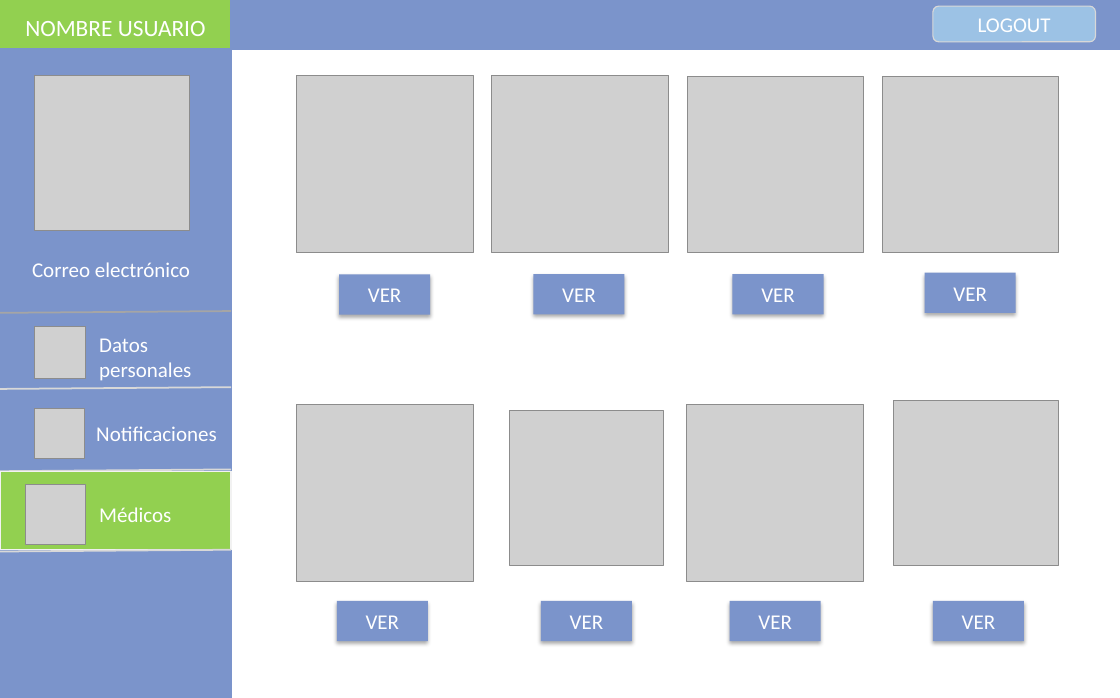
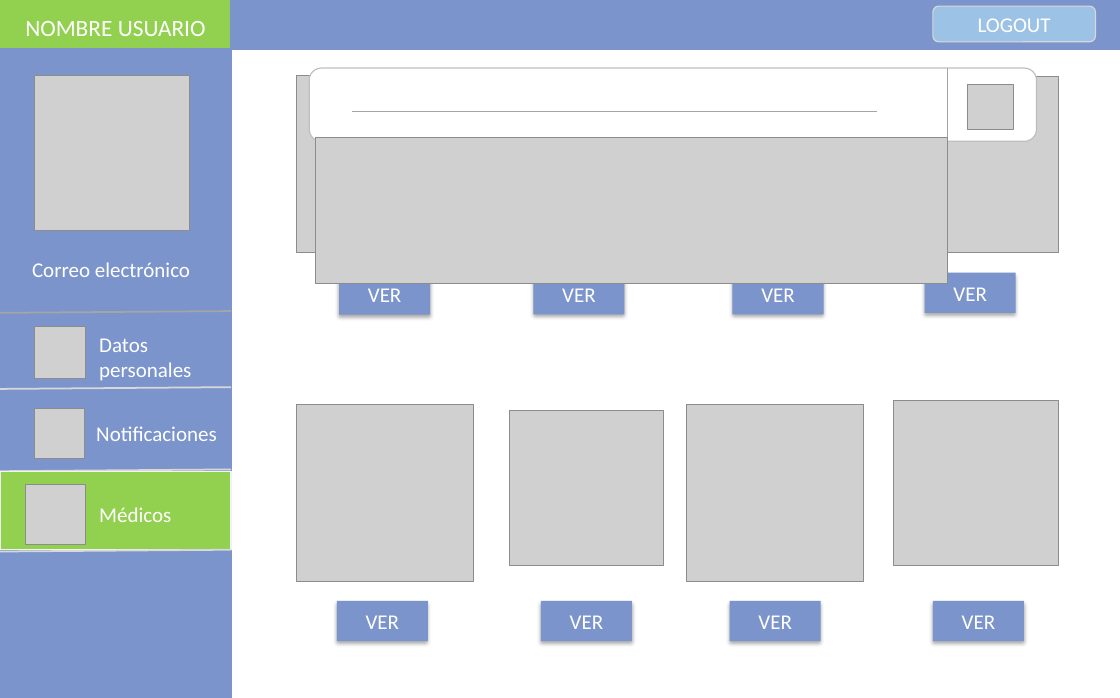
Before and after one commit to GabSaldana/TT_1, a slide deck: slide 14 of Interfaces/interfaces.pptx.pptx (slide 13 before the commit). Drawn at 1120x698 pixels with LibreOffice and Linux fonts; fonts in the diff are those of the drawing; grey boxes stand for pictures. Boxes give left, top, right and bottom in pixels: in the first picture for what was removed or moved away, otherwise in the second. Text is boxed around its words. In the diff, an @@ line names an element or a change of style, - is before the commit and + after.

```diff
--- a/Interfaces/interfaces.pptx.pptx
+++ b/Interfaces/interfaces.pptx.pptx
@@ rounded rectangle added at (x1=309, y1=68, x2=1037, y2=141), fill #FFFFFF, outline #BFBFBF 1 pt @@
@@ line added from (948, 68) to (948, 141), #A5A5A5 1 pt @@
@@ picture added at (x1=968, y1=84, x2=1013, y2=129) @@
@@ line added from (352, 112) to (878, 112), #A5A5A5 1 pt @@
@@ picture added at (x1=316, y1=137, x2=948, y2=282) @@
```
Also in this commit, not shown: 6 other slides changed, 8 slides added, 3 slides removed, 1 other file.
